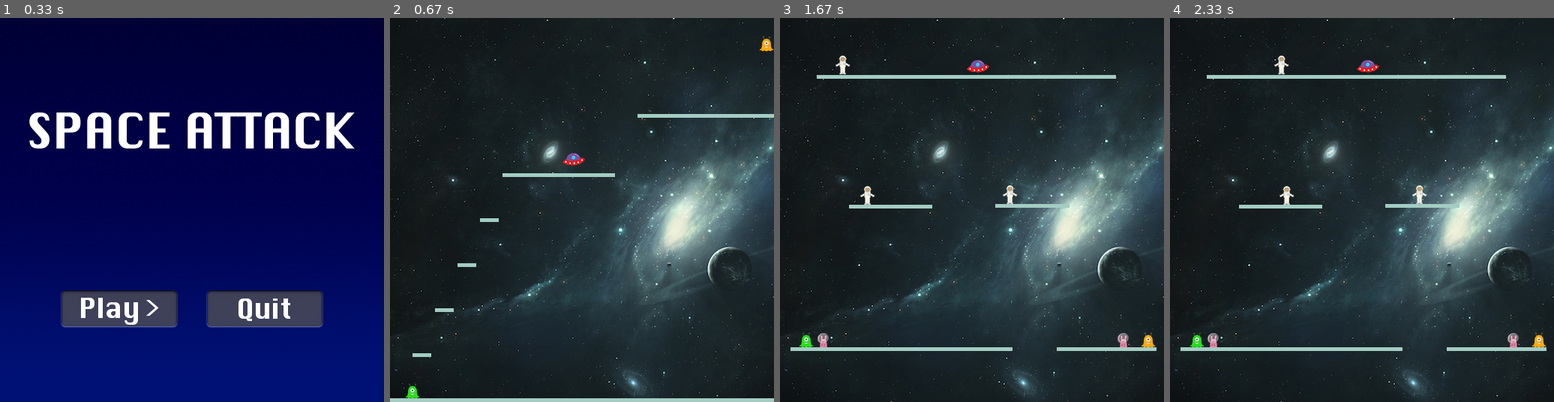
Above: before the commit, frames 1-4 (left to right).
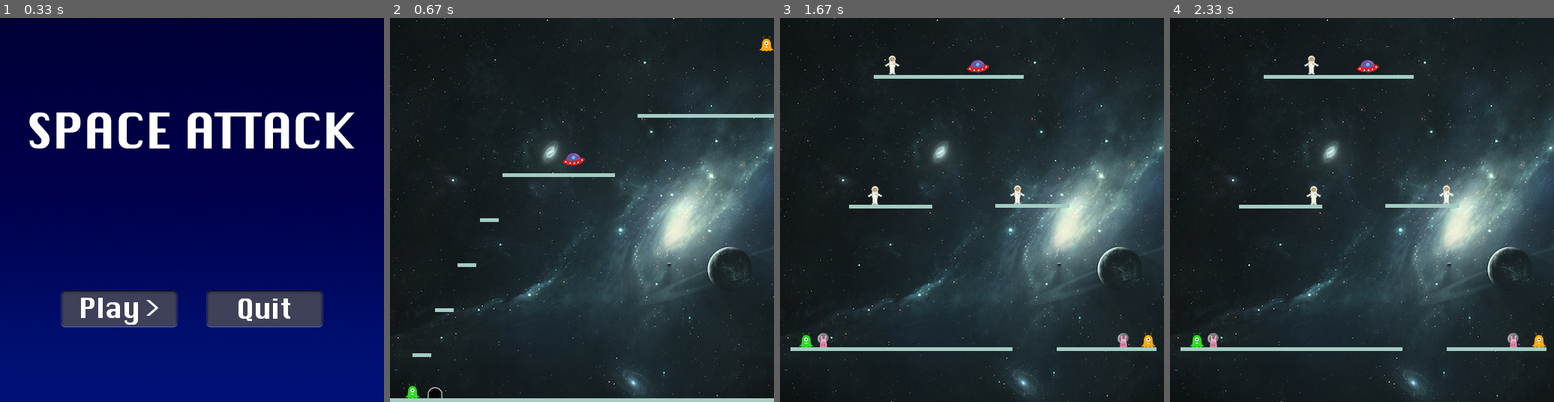
Above: after the commit, the same moments.

Repository: ezfe/Space-Attack
Game: pygame game, started from Space-Attack/main.py
Two runs of this game, one before a commit and one after it. Both use one fixed random seed, a clock stepped at 60 frames per second and the inputs below.
Inputs (mouse positions are in pixels of both pictures, inside the frame that each line leads up to):
- Up to frame 1 (0.33 s): no input
- Up to frame 2 (0.67 s): click (509, 309) at 0.4 s
- Up to frame 3 (1.67 s): tap Space at 0.67, 1.07, 1.37 s; hold Right 1-1.47 s; hold D 1-1.47 s
- Up to frame 4 (2.33 s): no input

Frame 1 is identical in both runs. In frame 2, less than 0.1% of the frame differs, in the area x 9-14%, y 96-100%; in frame 3, 0.9%; in frame 4, 0.9%, in the area x 9-88%, y 9-49%.

Commit message:
Portals!

Diff:
--- a/Space-Attack/levels/level1.json
+++ b/Space-Attack/levels/level1.json
@@ -17,7 +17,15 @@
     "x": 230,
     "y": 180
   },
-
+  "power ups": [
+    {
+      "type": "portal",
+      "x": 50,
+      "y": 492,
+      "amount": 1,
+      "settings": {"destination x": 200, "destination y": 180}
+    }
+  ],
   "walls": [
     {
       "width": 150,
--- a/Space-Attack/levels/level4.json
+++ b/Space-Attack/levels/level4.json
@@ -15,32 +15,32 @@
   ],
   "evil astronauts": [
     {
-      "x1": 49,
+      "x1": 125,
       "y1": 50,
-      "x2": 448,
+      "x2": 300,
       "y2": 50,
-      "time": 4
+      "time": 3.5
     },
     {
       "x1": 92,
       "y1": 224,
-      "x2": 203,
+      "x2": 183,
       "y2": 224,
-      "time": 2
+      "time": 1
     },
     {
       "x1": 287,
       "y1": 223,
-      "x2": 386,
+      "x2": 366,
       "y2": 223,
-      "time": 2
+      "time": 1
     }
   ],
   "walls": [
     {
       "height": 5,
-      "x": 49,
-      "width": 399,
+      "x": 125,
+      "width": 200,
       "y": 76
     },
     {
--- a/Space-Attack/main.py
+++ b/Space-Attack/main.py
@@ -204,7 +204,10 @@
 
         if "power ups" in self.level:
             for powerup in self.level['power ups']:
-                self.powerup = PowerUp(powerup['x'],powerup['y'],self.spritegroup,powerup['type'],powerup['amount'])
+                if "settings" in powerup:
+                    self.powerup = PowerUp(powerup['x'],powerup['y'],self.spritegroup,powerup['type'],powerup['amount'],powerup['settings'])
+                else:
+                    self.powerup = PowerUp(powerup['x'],powerup['y'],self.spritegroup,powerup['type'],powerup['amount'],{})
 
         if "evil astronauts" in self.level:
             for evilastronaut in self.level['evil astronauts']:
@@ -295,10 +298,12 @@
     type = None
     amount = None
     used = False
-    def __init__(self, x, y, actor_list, type, amount):
+    settings = {}
+    def __init__(self, x, y, actor_list, type, amount, settings):
         super().__init__(x, y, 20, 20, actor_list)
         self.type = type
         self.amount = amount
+        self.settings = settings
 
         self.image = pygame.image.load("images/powerups/{}.png".format(type)).convert_alpha()
 
@@ -311,7 +316,12 @@
         overlappingList = self.overlapping_actors(Player)
         for thing in overlappingList:
             print("Added an effect to a player!")
-            thing.effects.append({"type": self.type, "amount": self.amount, "createTime": time.time(), "durationTime": 1})
+            if self.type == "portal":
+                thing.x = self.settings["destination x"]
+                thing.y = self.settings["destination y"]
+            else:
+                thing.effects.append({"type": self.type, "amount": self.amount, "createTime": time.time(), "durationTime": 1})
+
             self.y = -50 # Lazy deletion :D
             self.used = True # Prevent reusal
 
Binary file added: Space-Attack/images/powerups/portal.png
Not shown, added: Original Images/open-brown-door-md.psd
